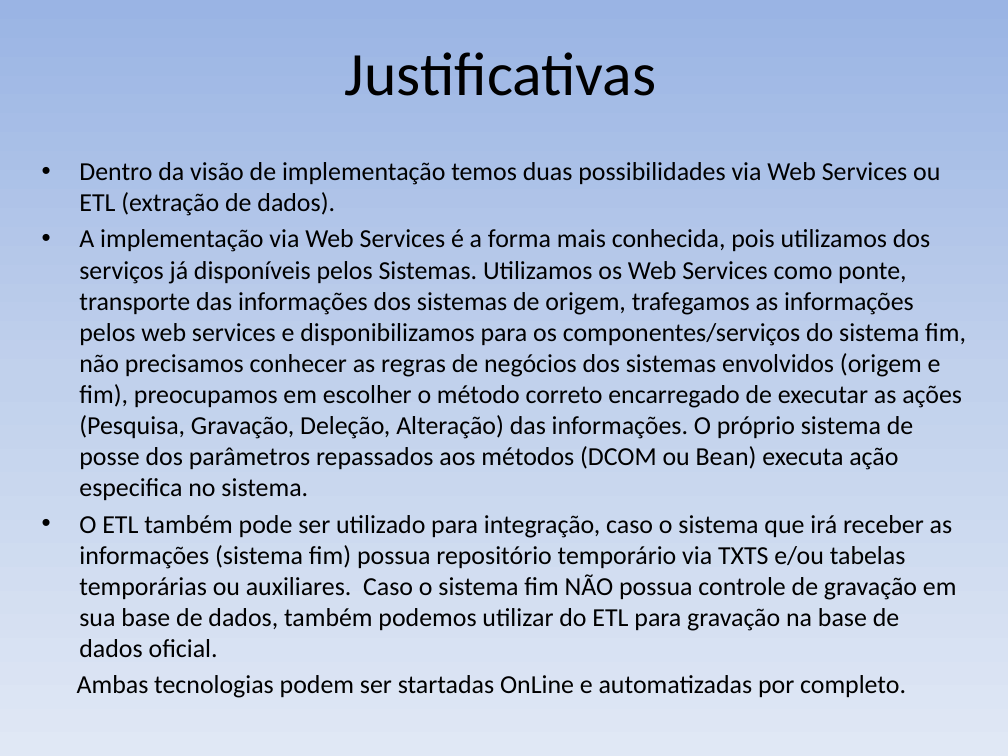
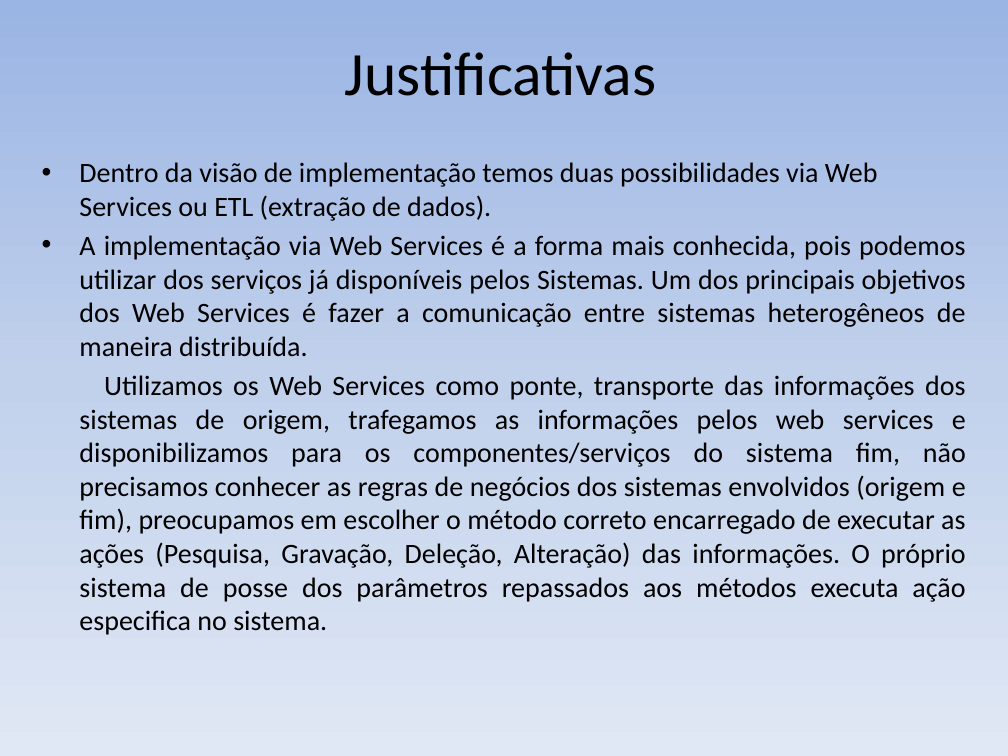
Before and after one commit to DeniseCruz/Diversos, a slide deck: slide 7 of cenario03.pptx. Drawn at 1008x756 pixels with LibreOffice and Linux fonts; fonts in the diff are those of the drawing. Boxes give left, top, right and bottom in pixels: in the first picture for what was removed or moved away, otherwise in the second. Text is boxed around its words. In the diff, an @@ line names an element or a change of style, - is before the commit and + after.

```diff
--- a/cenario03.pptx
+++ b/cenario03.pptx
@@ text at box(79, 162, 878, 221): size 18.5 to 20 pt in "Dentro da visão de implementação temos duas ..." @@
@@ text at box(79, 235, 966, 635): text changed; size 18.5 to 20 pt @@
-• A implementação via Web Services é a forma mais conhecida, pois utilizamos dos serviços já disponíveis pelos Sistemas. Utilizamos os Web Services como ponte, transporte das informações dos sistemas de origem, trafegamos as informações pelos web services e disponibilizamos para os componentes/serviços do sistema fim, não precisamos conhecer as regras de negócios dos sistemas envolvidos (origem e fim), preocupamos em escolher o método correto encarregado de executar as ações (Pesquisa, Gravação, Deleção, Alteração) das informações. O próprio sistema de posse dos parâmetros repassados aos métodos (DCOM ou Bean) executa ação especifica no sistema.
-• O ETL também pode ser utilizado para integração, caso o sistema que irá receber as informações (sistema fim) possua repositório temporário via TXTS e/ou tabelas temporárias ou auxiliares. Caso o sistema fim NÃO possua controle de gravação em sua base de dados, também podemos utilizar do ETL para gravação na base de dados oficial.
-Ambas tecnologias podem ser startadas OnLine e automatizadas por completo.
+• A implementação via Web Services é a forma mais conhecida, pois podemos utilizar dos serviços já disponíveis pelos Sistemas. Um dos principais objetivos dos Web Services é fazer a comunicação entre sistemas heterogêneos de maneira distribuída.
+Utilizamos os Web Services como ponte, transporte das informações dos sistemas de origem, trafegamos as informações pelos web services e disponibilizamos para os componentes/serviços do sistema fim, não precisamos conhecer as regras de negócios dos sistemas envolvidos (origem e fim), preocupamos em escolher o método correto encarregado de executar as ações (Pesquisa, Gravação, Deleção, Alteração) das informações. O próprio sistema de posse dos parâmetros repassados aos métodos executa ação especifica no sistema.
```
Also in this commit, not shown: 8 other slides changed, 8 other files.
